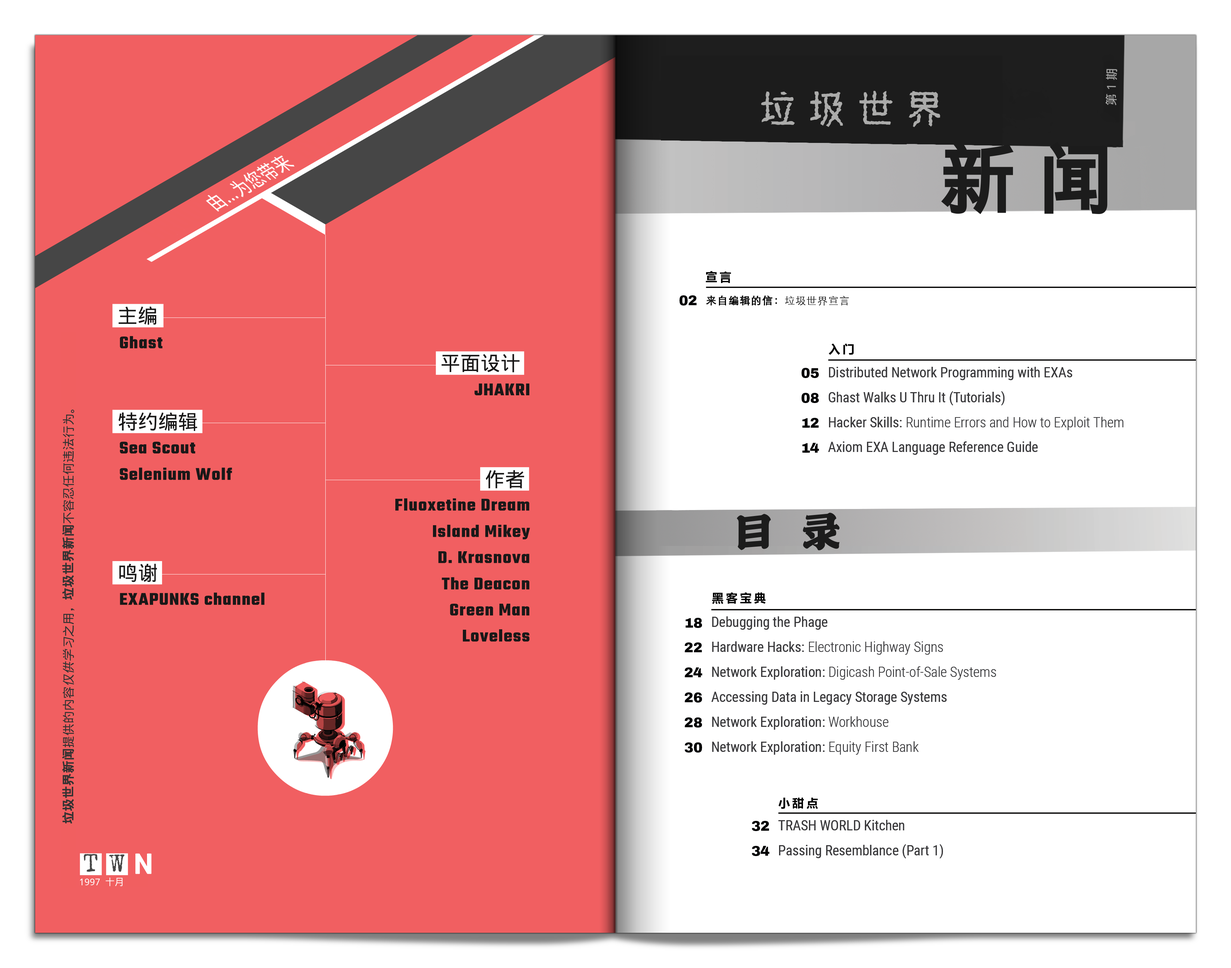
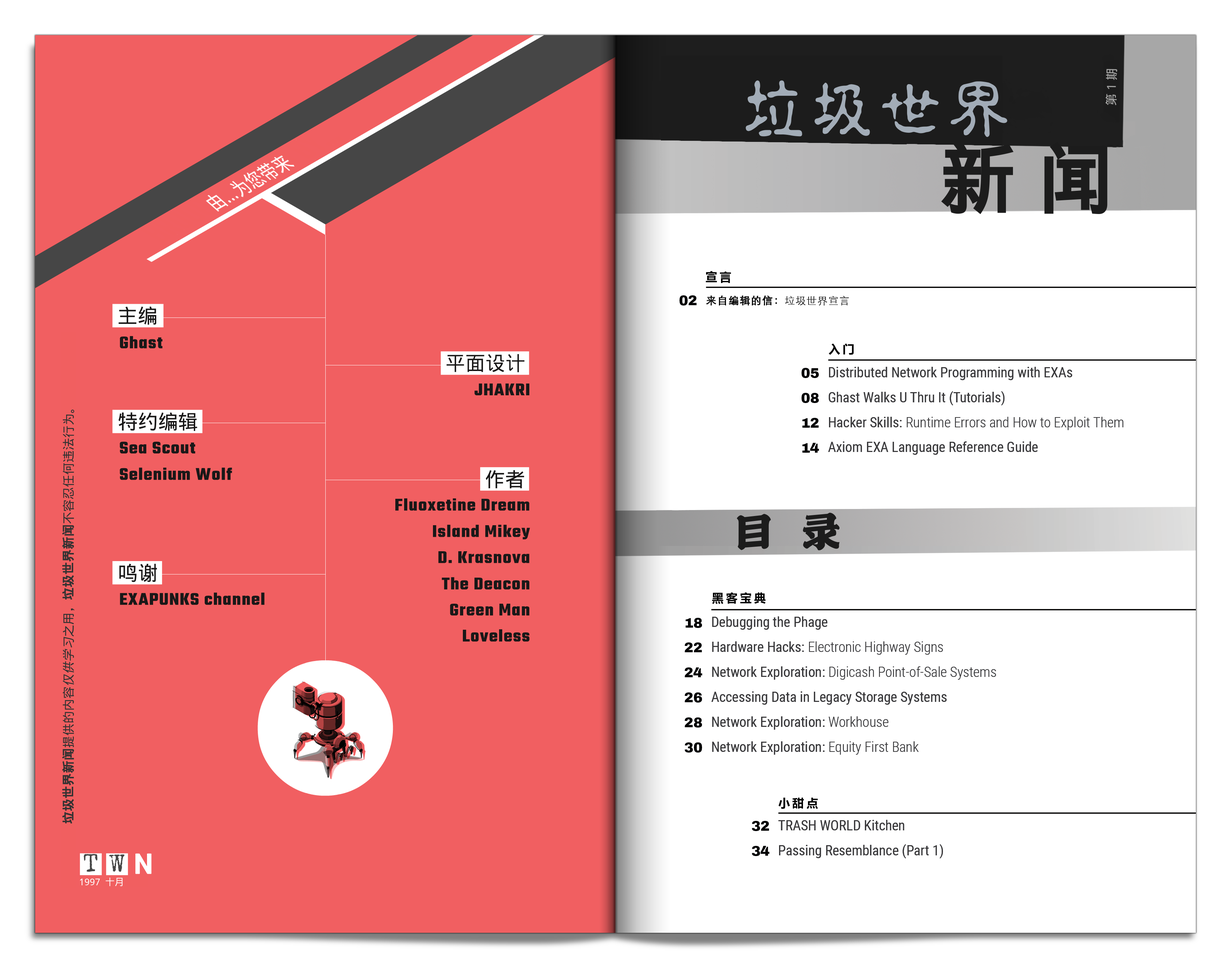
Layers edited between the first and the second 1231px x 968px image:
added layer "被粘贴的图层 #6" above "平面设计" over <box>435,351,530,375</box>
painted on "垃圾世界" over <box>745,80,1008,138</box>
